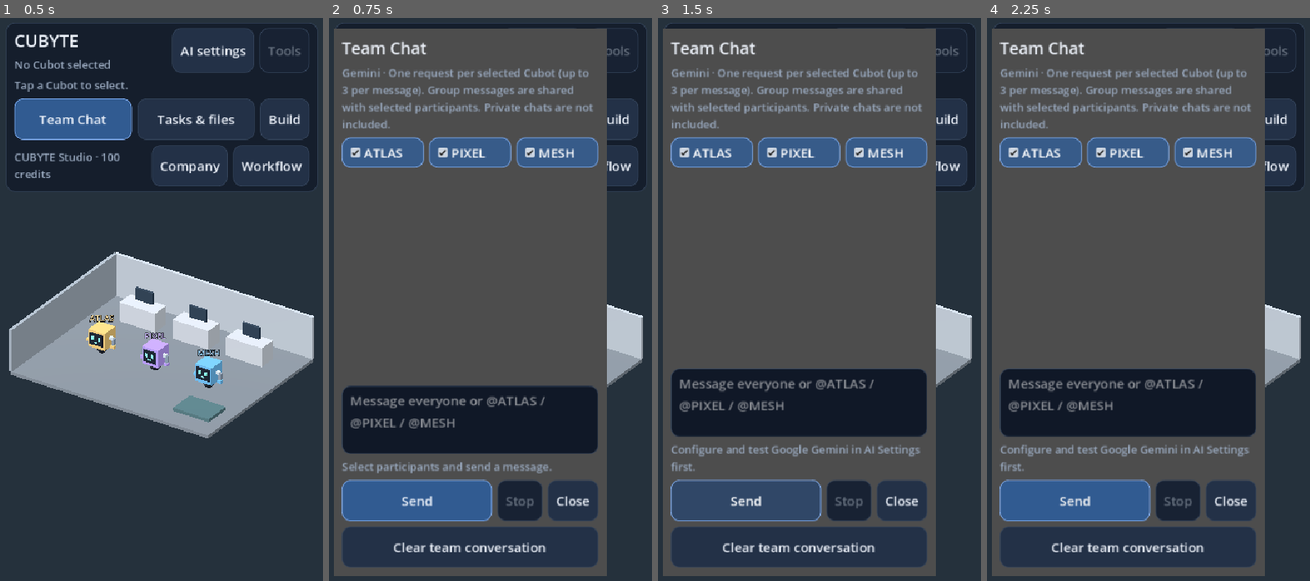
Above: before the commit, frames 1-4 (left to right).
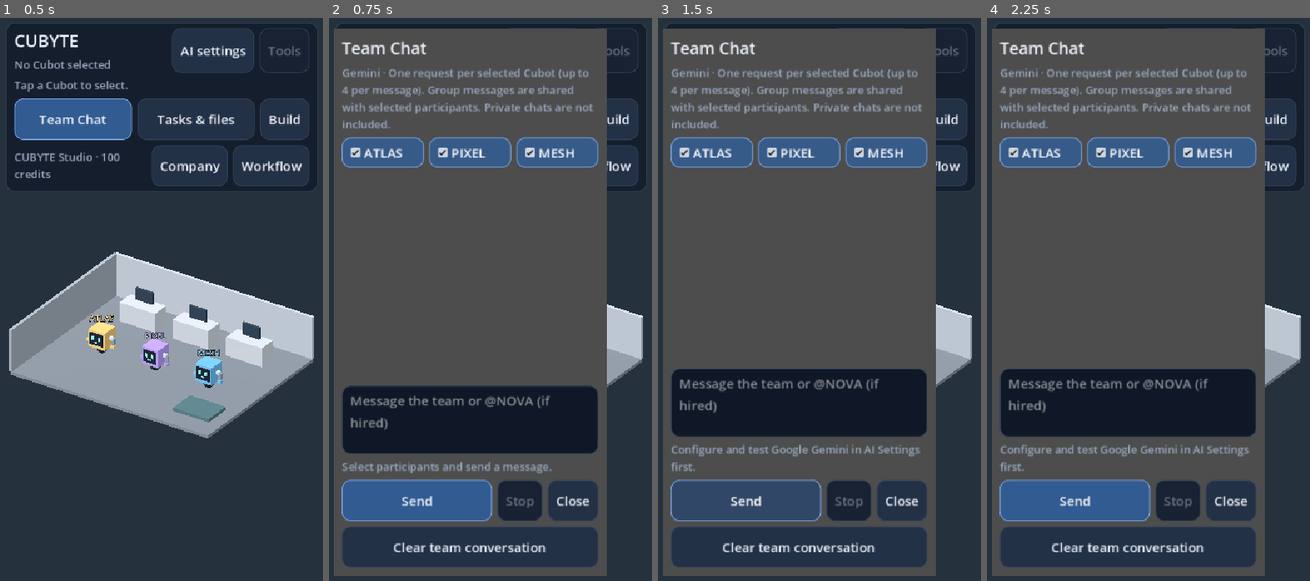
Above: after the commit, the same moments.

Repository: joparoxxx/VOXHAVEN
Game: Godot game, scene res://scenes/office.tscn
The game is run twice, just before and just after one commit, with the same random seed, the same clock (stepped at 60 frames per second) and the same inputs.
Inputs:
- Up to frame 1 (0.5 s): no input
- Up to frame 2 (0.75 s): click "Team Chat" at 0.5 s
- Up to frame 3 (1.5 s): click "Send" at 1.25 s
- Up to frame 4 (2.25 s): click "Tasks & files" at 2 s

Frame 1 is identical in both runs. In frame 2, 0.7% of the frame differs, in the area x 3-69%, y 12-74%; in frame 3, 0.7%, in the area x 3-69%, y 12-71%; in frame 4, 0.7%.

Commit message:
feat(gameplay): expose NOVA hiring and active participant selection [skip ci]

Diff:
--- a/game/scenes/team_chat.gd
+++ b/game/scenes/team_chat.gd
@@ -13,7 +13,7 @@
 var proposal_label: RichTextLabel
 var approve: Button
 var reject: Button
-const IDS := ["atlas", "pixel", "mesh"]
+const IDS := ["atlas", "pixel", "mesh", "nova"]
 var console: Object
 var transcript: RichTextLabel
 var input: TextEdit
@@ -47,13 +47,14 @@
 	var column := VBoxContainer.new()
 	margin.add_child(column)
 	column.add_child(UI.label("Team Chat", 24))
-	column.add_child(UI.label("Gemini · One request per selected Cubot (up to 3 per message). Group messages are shared with selected participants. Private chats are not included.", 16, UI.MUTED))
+	column.add_child(UI.label("Gemini · One request per selected Cubot (up to 4 per message). Group messages are shared with selected participants. Private chats are not included.", 16, UI.MUTED))
 	var row := HBoxContainer.new()
 	column.add_child(row)
 	for id in IDS:
 		var check := CheckBox.new()
 		check.text = id.to_upper()
 		check.button_pressed = true
+		check.visible = id != "nova"
 		check.size_flags_horizontal = Control.SIZE_EXPAND_FILL
 		row.add_child(check)
 		members[id] = check
@@ -77,7 +78,7 @@
 	approval_row.add_child(reject)
 	proposal_box.hide()
 	input = TextEdit.new()
-	input.placeholder_text = "Message everyone or @ATLAS / @PIXEL / @MESH"
+	input.placeholder_text = "Message the team or @NOVA (if hired)"
 	input.wrap_mode = TextEdit.LINE_WRAPPING_BOUNDARY
 	input.custom_minimum_size.y = 100
 	column.add_child(input)
@@ -106,6 +107,7 @@
 	if busy:
 		return
 	console = source
+	members["nova"].visible = source.roster.is_active("nova")
 	UI.show_modal(self)
 	_refresh()
 
@@ -131,7 +133,7 @@
 		if ("@" + id) in tokens:
 			mentions.append(id)
 	for id in IDS:
-		if id in mentions or (mentions.is_empty() and members[id].button_pressed):
+		if console.roster.is_active(id) and (id in mentions or (mentions.is_empty() and members[id].button_pressed)):
 			queue.append(id)
 	if queue.is_empty():
 		status.text = "Select at least one Cubot."
@@ -266,7 +268,7 @@
 		return
 	var entries: Array = raw["messages"]
 	for entry in entries.slice(maxi(0, entries.size() - 36)):
-		if entry is Dictionary and entry.get("sender") in ["you", "atlas", "pixel", "mesh", "office"] and entry.get("text") is String:
+		if entry is Dictionary and entry.get("sender") in ["you", "atlas", "pixel", "mesh", "nova", "office"] and entry.get("text") is String:
 			messages.append({"sender": entry["sender"], "text": str(entry["text"]).left(2048)})
 	_render()
 
